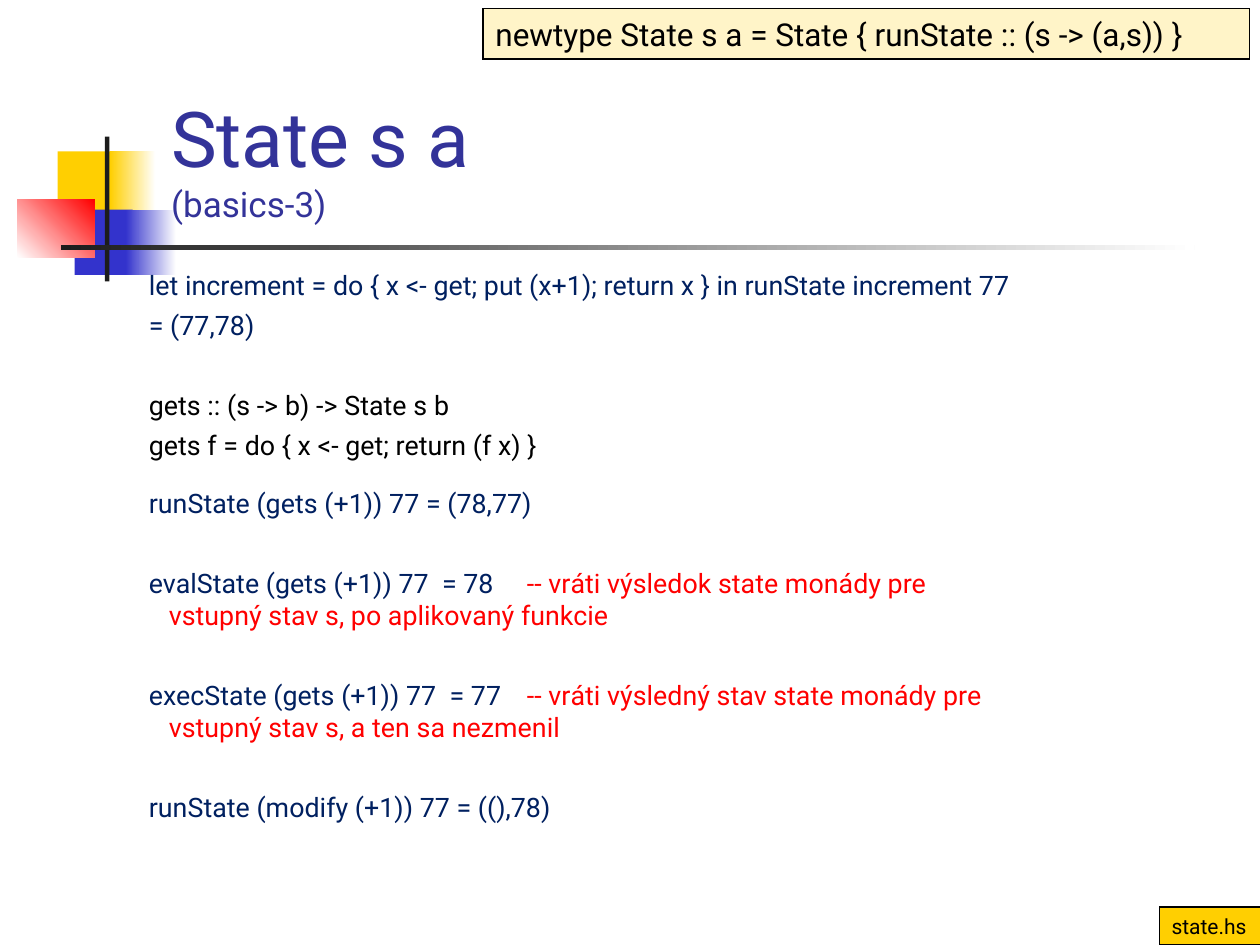
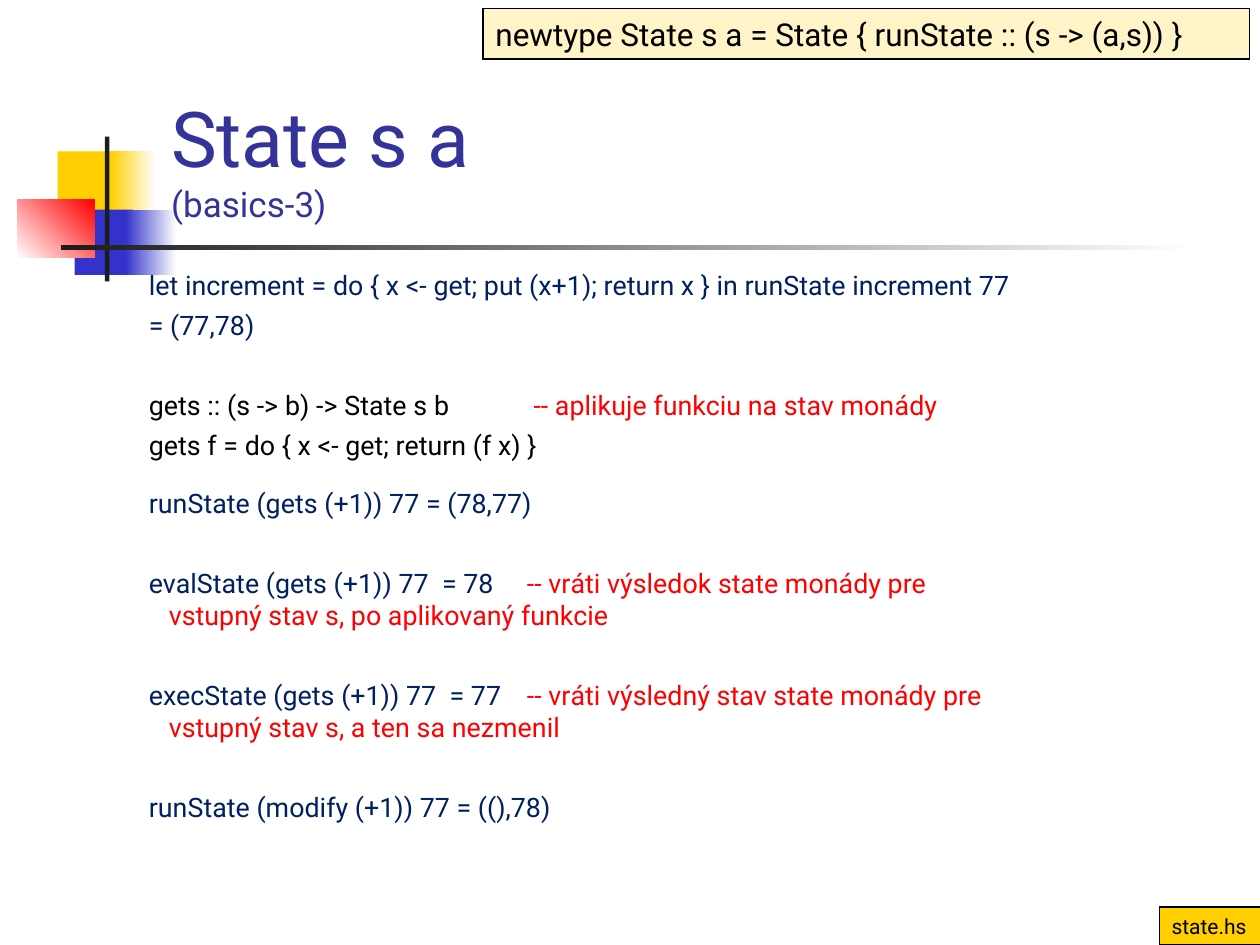
Before and after one commit to Funkcionalne/Prednasky, a slide deck: slide 21 of 13/13_fpro.ppt. Drawn at 1260x945 pixels with LibreOffice and Linux fonts; fonts in the diff are those of the drawing. Boxes give left, top, right and bottom in pixels: in the first picture for what was removed or moved away, otherwise in the second. Text is boxed around its words. In the diff, an @@ line names an element or a change of style, - is before the commit and + after.

```diff
--- a/13/13_fpro.ppt
+++ b/13/13_fpro.ppt
@@ text at [149,393,938,421]: text changed; text colour #000000 to #FF0000 @@
-gets :: (s -> b) -> State s b
+gets :: (s -> b) -> State s b -- aplikuje funkciu na stav monády
```
Also in this commit, not shown: 8 other slides changed, 5 other files.
